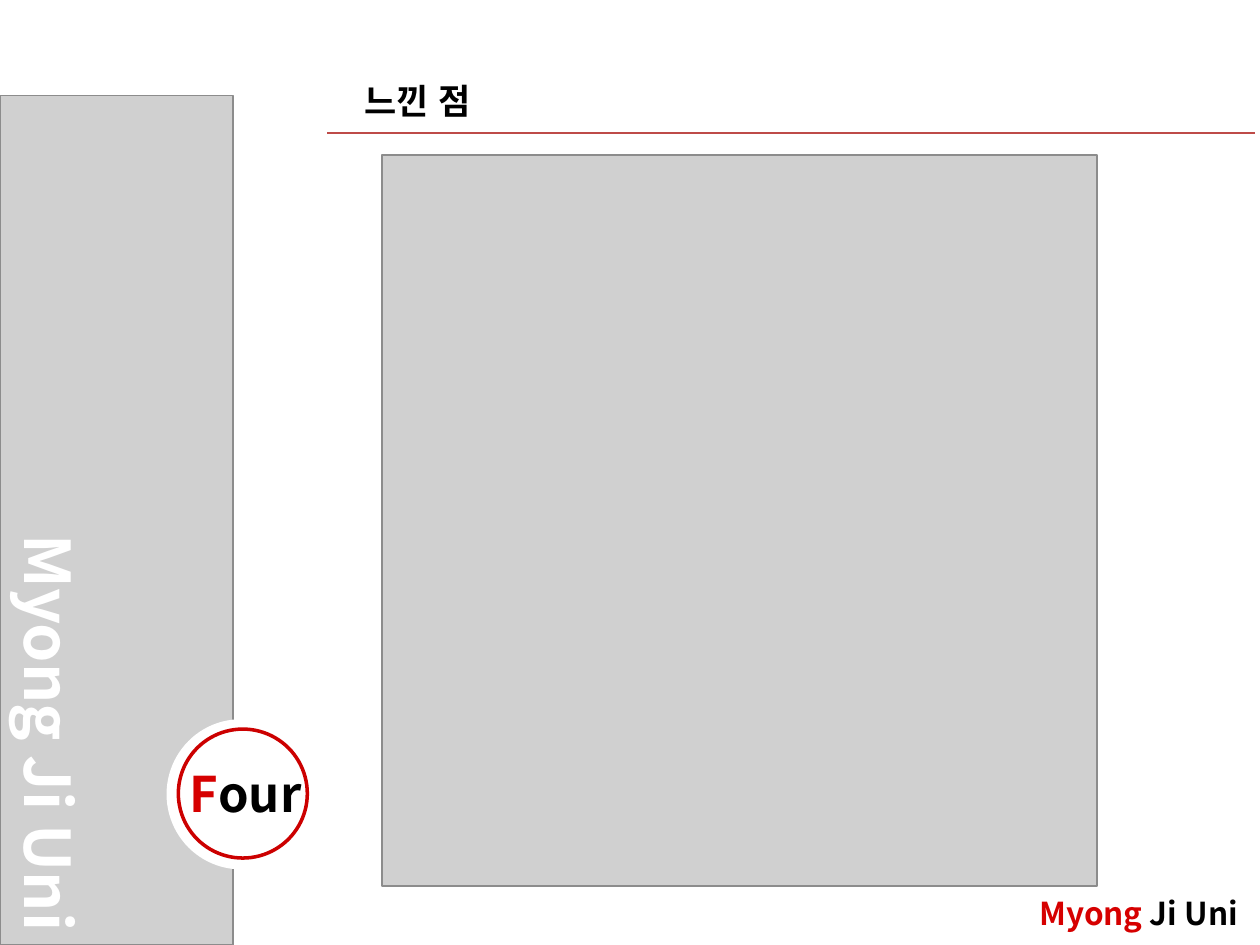
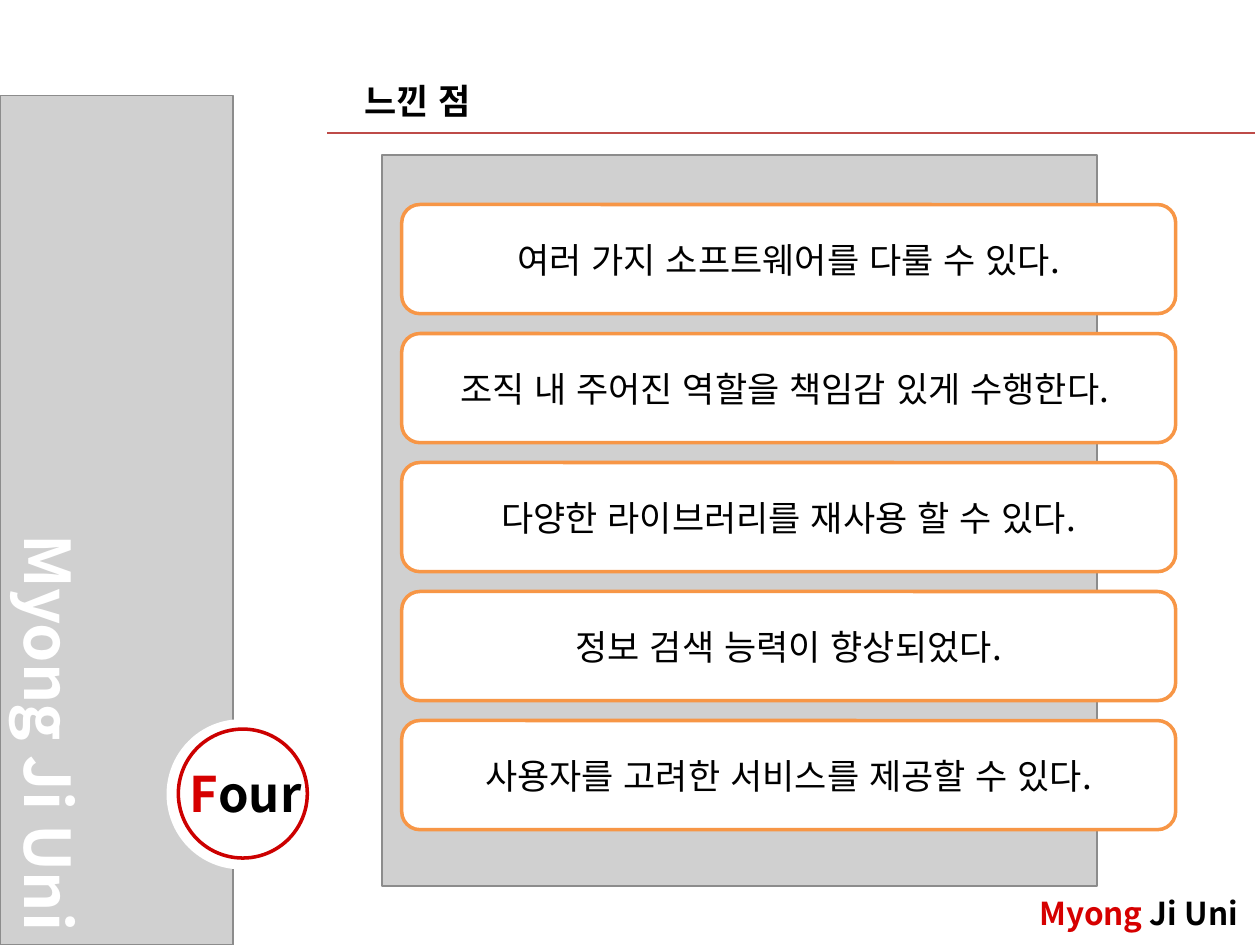
Before and after one commit to nnmm666/web_programming_A-, a slide deck: slide 7 of report/final presentation.pptx. Drawn at 1260x945 pixels with LibreOffice and Linux fonts; fonts in the diff are those of the drawing; grey boxes stand for pictures. Boxes give left, top, right and bottom in pixels: in the first picture for what was removed or moved away, otherwise in the second. Text is boxed around its words. In the diff, an @@ line names an element or a change of style, - is before the commit and + after.

```diff
--- a/report/final presentation.pptx
+++ b/report/final presentation.pptx
@@ rounded rectangle added at bbox=[402, 204, 1176, 314], fill #FFFFFF, outline #F79646 2 pt, 20 pt, text #000000 @@
+여러 가지 소프트웨어를 다룰 수 있다.
@@ rounded rectangle added at bbox=[402, 334, 1176, 444], fill #FFFFFF, outline #F79646 2 pt, 20 pt, text #000000 @@
+조직 내 주어진 역할을 책임감 있게 수행한다.
@@ rounded rectangle added at bbox=[402, 462, 1176, 572], fill #FFFFFF, outline #F79646 2 pt, 20 pt, text #000000 @@
+다양한 라이브러리를 재사용 할 수 있다.
@@ rounded rectangle added at bbox=[402, 591, 1176, 701], fill #FFFFFF, outline #F79646 2 pt, 20 pt, text #000000 @@
+정보 검색 능력이 향상되었다.
@@ rounded rectangle added at bbox=[402, 721, 1176, 830], fill #FFFFFF, outline #F79646 2 pt, 20 pt, text #000000 @@
+사용자를 고려한 서비스를 제공할 수 있다.
```
Also in this commit, not shown: 5 other files.
